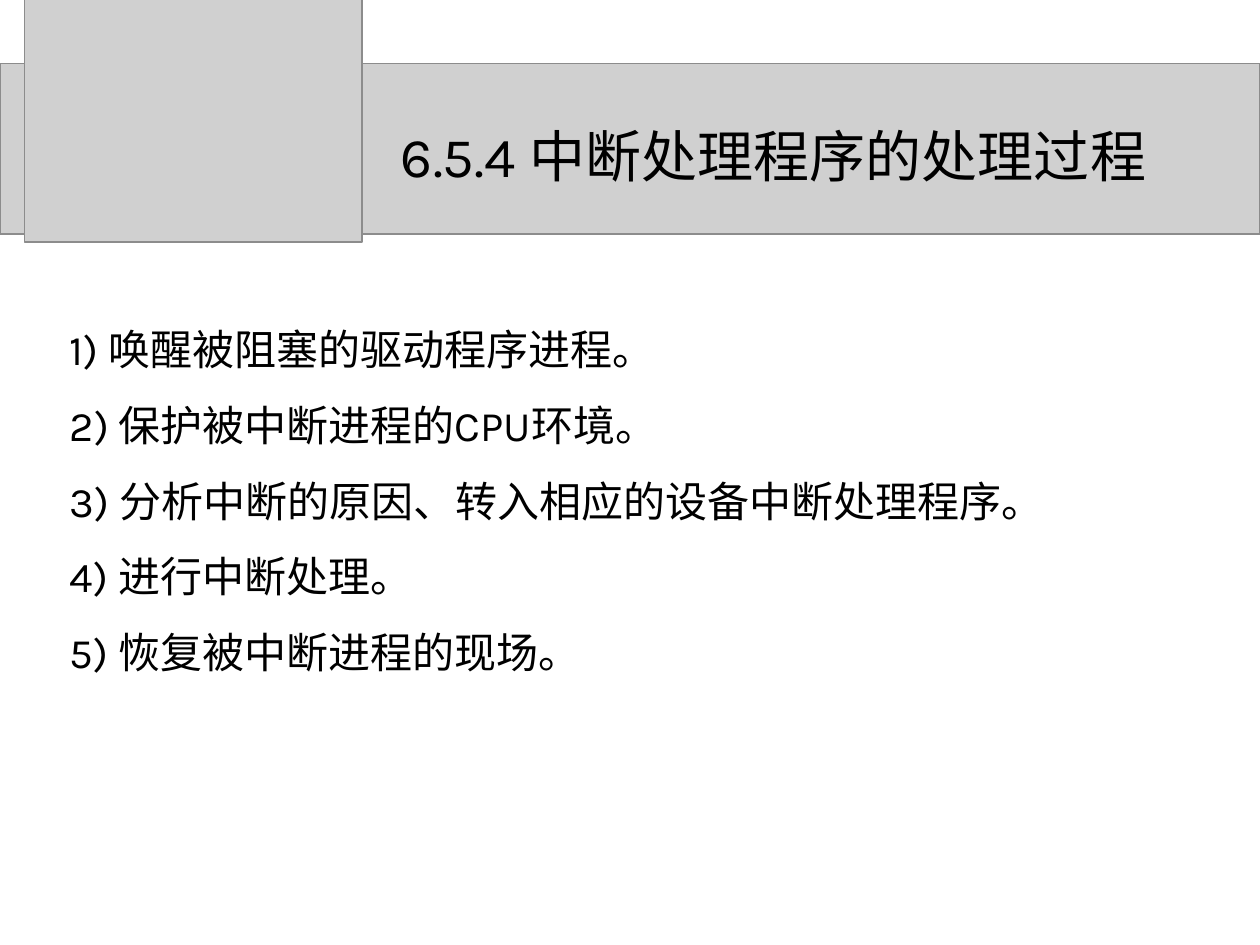
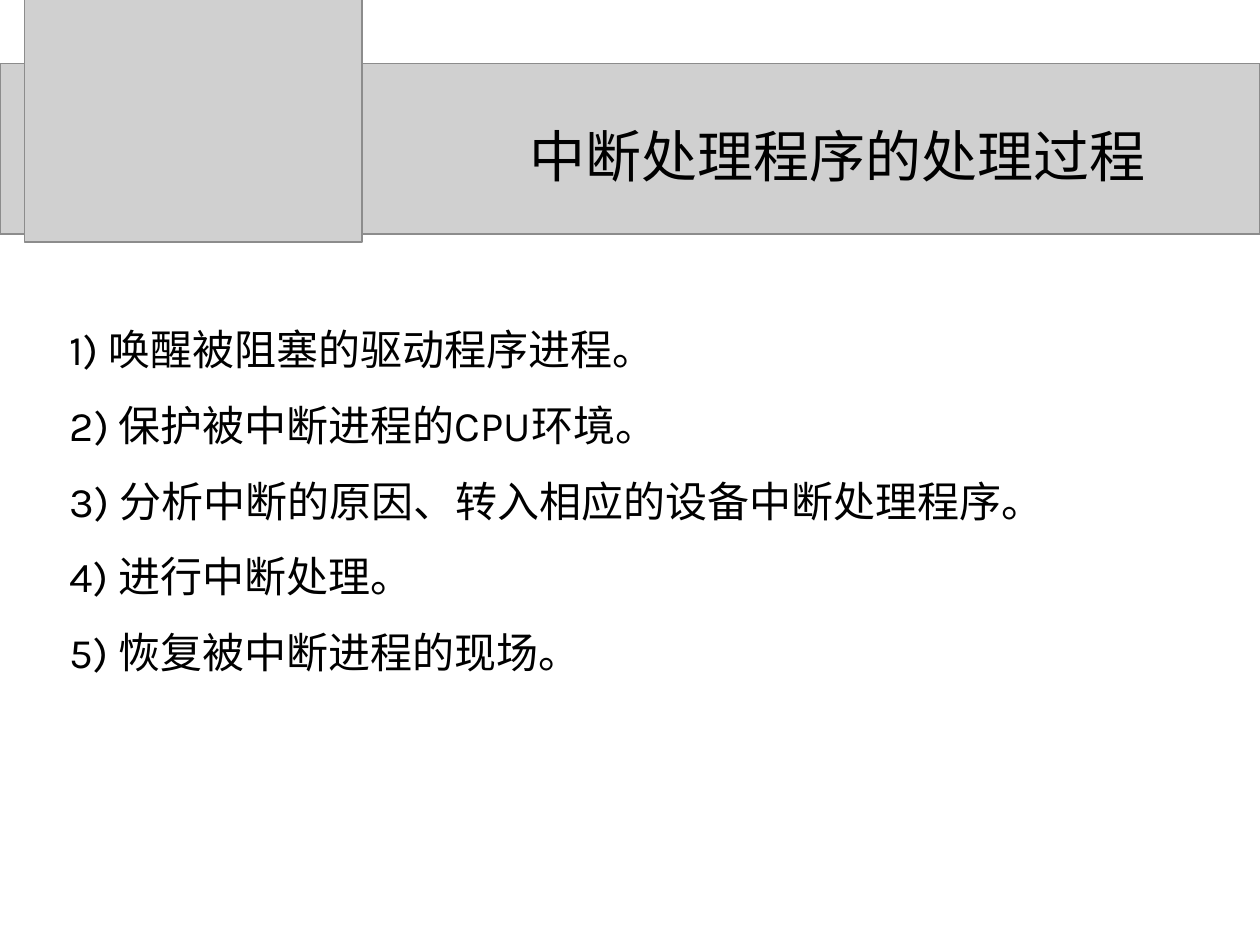
Before and after one commit to zeemeil/zeemeil.github.io, a slide deck: slide 87 of files/2025_2_OS/1015_OS_device.pptx (slide 84 before the commit). Drawn at 1260x945 pixels with LibreOffice and Linux fonts; fonts in the diff are those of the drawing; grey boxes stand for pictures. Boxes give left, top, right and bottom in pixels: in the first picture for what was removed or moved away, otherwise in the second. Text is boxed around its words. In the diff, an @@ line names an element or a change of style, - is before the commit and + after.

```diff
--- a/files/2025_2_OS/1015_OS_device.pptx
+++ b/files/2025_2_OS/1015_OS_device.pptx
@@ title at <box>529,130,1146,182</box>: text changed @@
-6.5.4 中断处理程序的处理过程
+中断处理程序的处理过程
```
Also in this commit, not shown: 56 other slides changed, 3 slides added, 17 other files.
